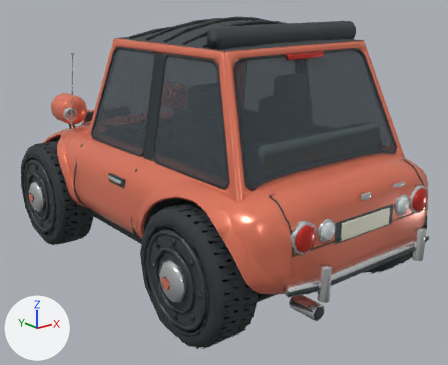
An edit to the FBX model unity/Assets/Resources/Cars/doodle_lod2.fbx, drawn before and after from the same camera.
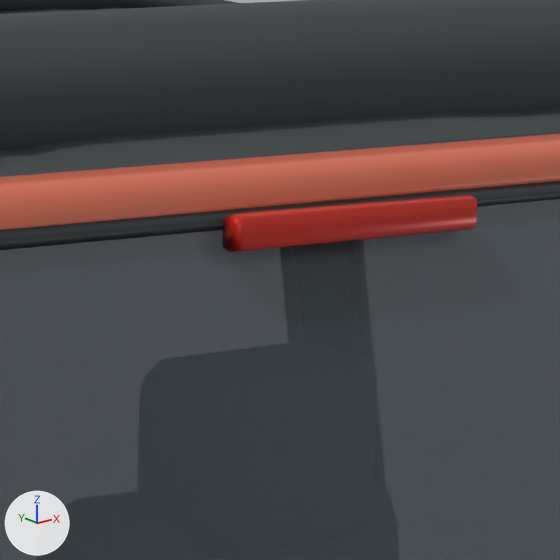
The first picture shows the older version from a 50 mm camera at (-2.7, -3.61, 1.98) aimed at (0.03, -0.19, 0.61). The close-ups show the older and then the newer version on the part from 57% to 75% of the width and 6% to 29% of the height of that picture. Only the edits that show in the close-ups are written down. Arrows for +X, +Y and +Z are at lower left; the lights stay in place. Where no turn or scale is listed for an object, it has been applied to the vertices. Vertices at exactly the same position are counted once.

Names of what the first close-up shows: 'Body'.
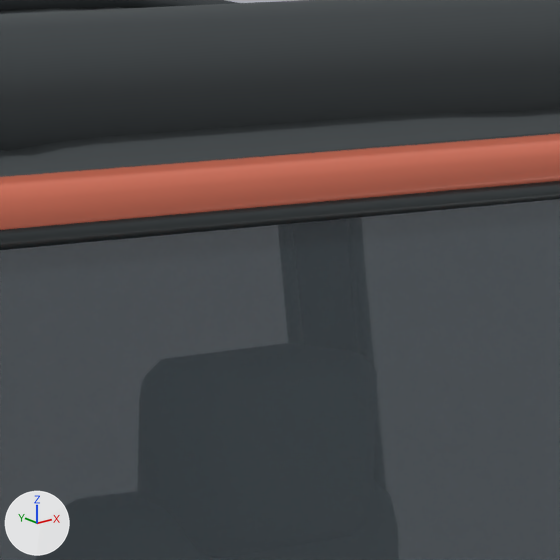
Boxes (x1, y1, x2, y2) around the edits, measured in the close-ups (560 x 560 px):
part 1 of me_continuous_formed_body_shell_004, deleted: before (223, 195, 477, 252)

What the commit changed:
me_continuous_formed_body_shell_004 is used by ob_body; location (0.0, 0.0, 0.0).
me_continuous_formed_body_shell_004 had 5605 vertices, 10076 faces and spanned x -0.89..0.89, y -1.64..1.54, z 0.25..1.8.
me_continuous_formed_body_shell_004 now has 5583 vertices, 10036 faces and spans x -0.89..0.89, y -1.64..1.54, z 0.25..1.8.
me_continuous_formed_body_shell_004 part 1: the loose piece of 13 vertices spanning x -0.15..0.15, y -1.01..-0.99, z 1.58..1.62 is deleted.
Other edits to the shape of me_continuous_formed_body_shell_004 do not show in these pictures.
